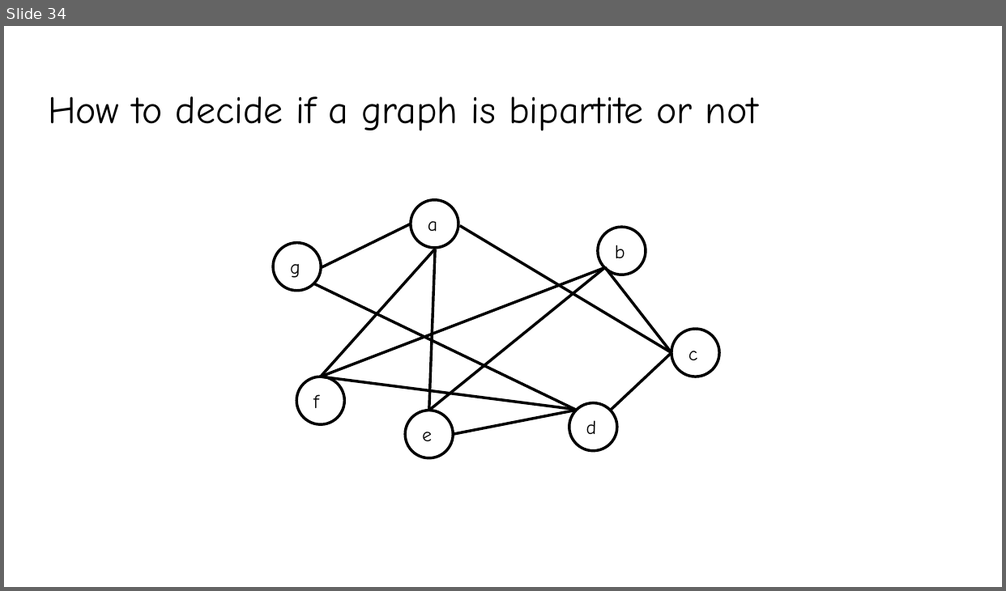
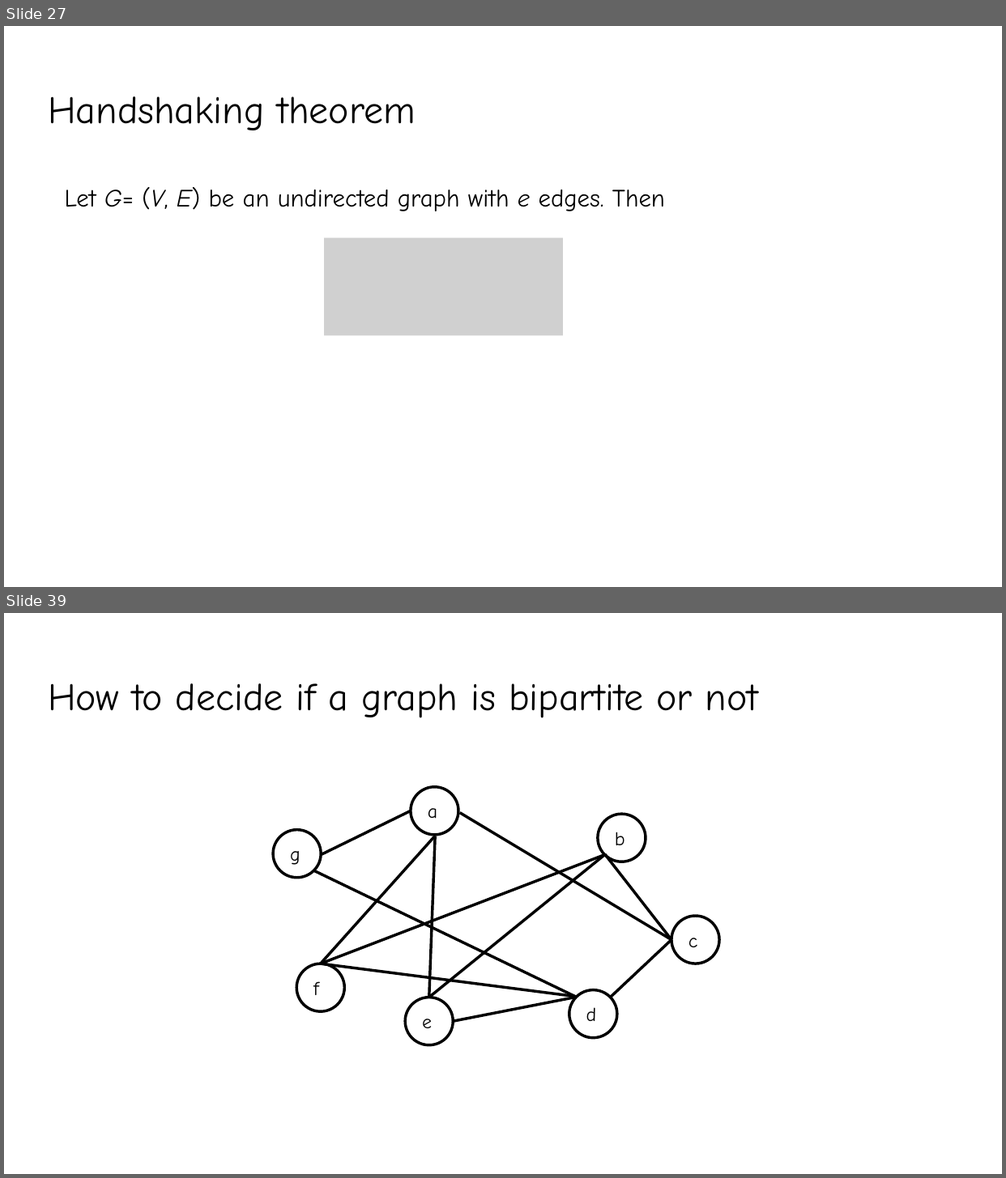
Before and after one commit to YeasirRayhanPrince/yeasirrayhanprince.github.io, a slide deck: cse106/slides/8.Graphs.pptx. Shown one above the other, each under a label of ours: slide 34 before the commit, slides 27 and 39 after it; the slides between them are not shown. The pictures are 1006x591 and 1006x1178 pixels, drawn with LibreOffice and Linux fonts; fonts in the diff are those of the drawing; grey boxes stand for pictures. Boxes give left, top, right and bottom in pixels: in the first picture for what was removed or moved away, otherwise in the second. Text is boxed around its words. In the diff, an @@ line names an element or a change of style, - is before the commit and + after.

```diff
--- a/cse106/slides/8.Graphs.pptx
+++ b/cse106/slides/8.Graphs.pptx
@@ slide 27 added at [4, 26, 1002, 587], background #FFFFFF @@
@@ title added at [48, 96, 415, 130], 28 pt, text #000000 @@
+Handshaking theorem
@@ text added at [65, 187, 665, 211], 18 pt, text #000000 @@
+Let G= (V, E) be an undirected graph with e edges. Then
@@ picture added at [324, 237, 563, 335] @@
@@ what was slide 34 is now slide 39 @@
```
Also in this commit, not shown: 33 slides changed, 4 other slides added, 3 other files.
